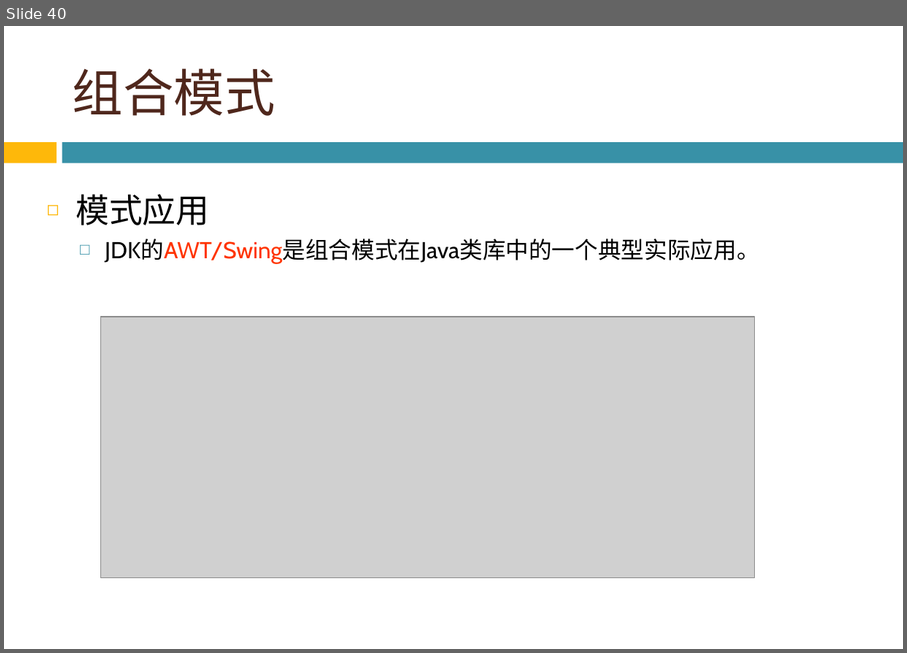
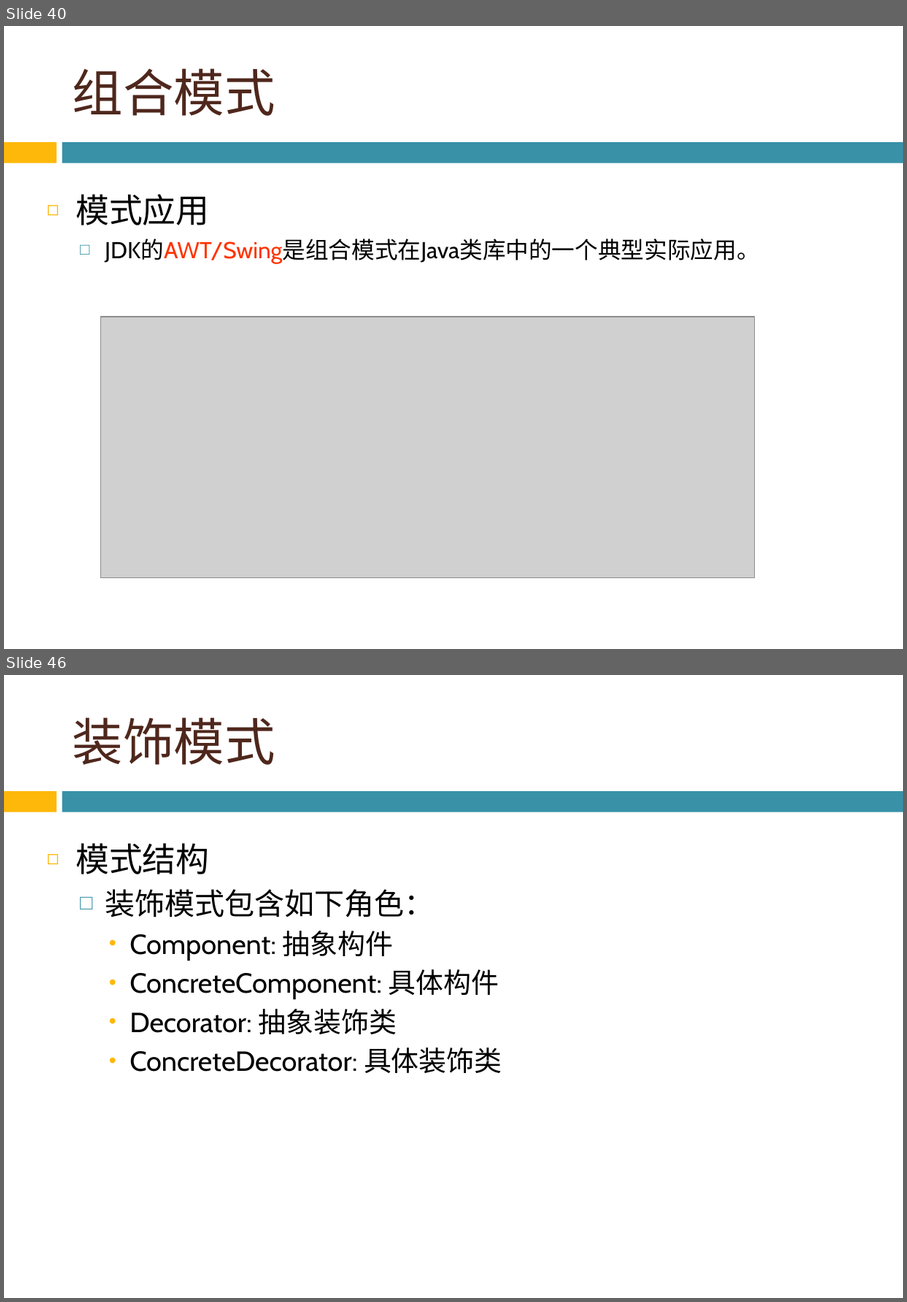
Before and after one commit to bonkboykz/jz81.github.io, a slide deck: course/smt/LectureNotes/(Spring2016)Lecture7.pptx. Shown one above the other, each under a label of ours: slide 40 before the commit, slides 40 and 46 after it; the slides between them are not shown. The pictures are 907x653 and 907x1302 pixels, drawn with LibreOffice and Linux fonts; fonts in the diff are those of the drawing; grey boxes stand for pictures; background and template pictures are left out. Boxes give left, top, right and bottom in pixels: in the first picture for what was removed or moved away, otherwise in the second. Text is boxed around its words. In the diff, an @@ line names an element or a change of style, - is before the commit and + after.

```diff
--- a/course/smt/LectureNotes/(Spring2016)Lecture7.pptx
+++ b/course/smt/LectureNotes/(Spring2016)Lecture7.pptx
@@ slide 46 added at [4, 675, 903, 1298], background picture (left out); not listed: 2 template elements that a slide beside it also shows @@
@@ title added at [73, 717, 276, 765], 44 pt, text #4F271C @@
+装饰模式
@@ text added at [76, 843, 503, 1073], 24 pt, text #000000 @@
+◻ 模式结构
+  □ 装饰模式包含如下角色：
+    • Component: 抽象构件
+    • ConcreteComponent: 具体构件
+    • Decorator: 抽象装饰类
+    • ConcreteDecorator: 具体装饰类
```
Also in this commit, not shown: 1 slide changed, 33 other slides added.
